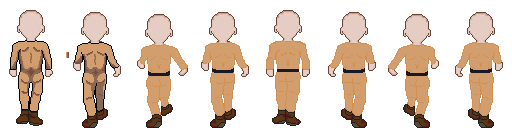
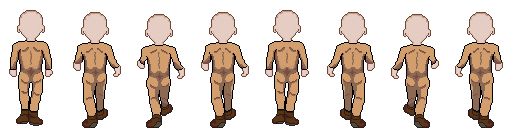
Layered file, before and after one edit (w=512, h=128). Changes by layer:
painted on "0_s" over [left=30, top=51, right=32, bottom=65]
painted on "1_S" over [left=86, top=48, right=104, bottom=56]
painted on "1" over [left=66, top=41, right=102, bottom=58]
added layer "2_S" above "2" over [left=139, top=49, right=182, bottom=113]
painted on "2" over [left=139, top=44, right=188, bottom=115]
added layer "3_S" above "3" over [left=203, top=48, right=244, bottom=111]
painted on "3" over [left=202, top=41, right=247, bottom=114]
added layer "4_s" above "4" over [left=267, top=45, right=307, bottom=112]
painted on "4" over [left=265, top=10, right=310, bottom=126]
added layer "5_S copy" above "5" over [left=332, top=48, right=373, bottom=111]
painted on "5" over [left=327, top=12, right=502, bottom=128]
added layer "6_S copy" above "6" over [left=394, top=49, right=437, bottom=113]
painted on "6" over [left=388, top=44, right=437, bottom=115]
added layer "7_S copy #1" above "7" over [left=460, top=48, right=501, bottom=111]
painted on "7" over [left=328, top=12, right=502, bottom=128]
